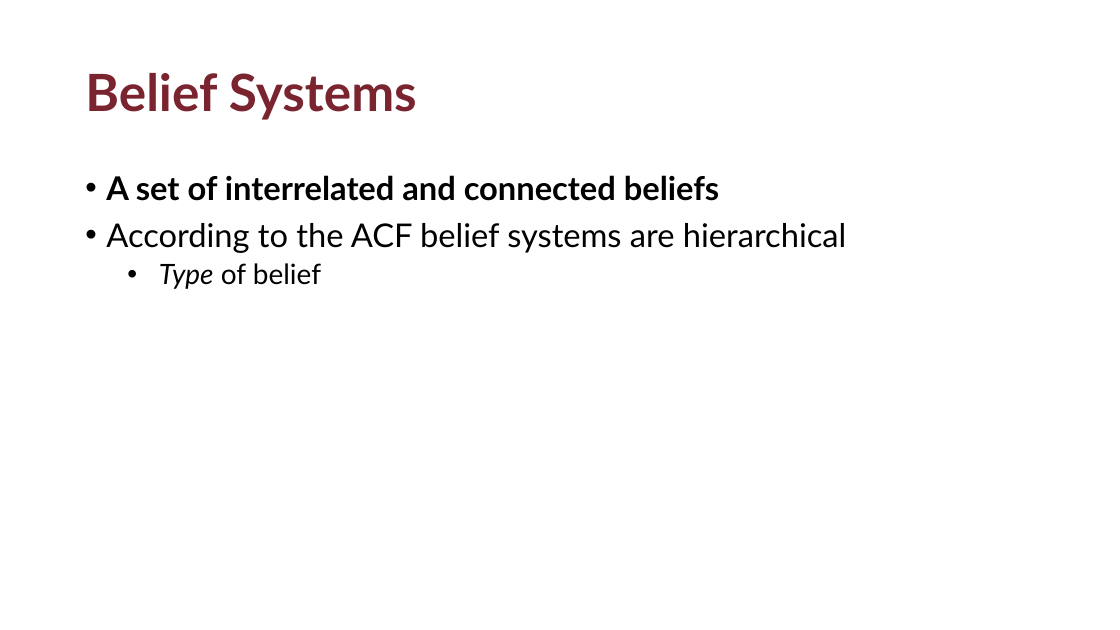
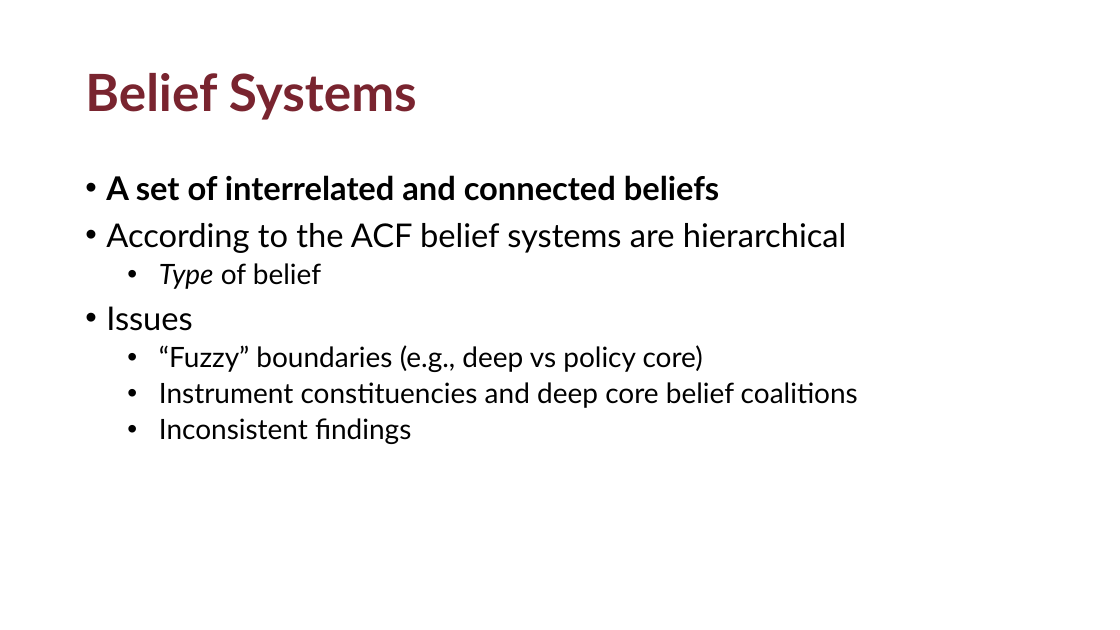
Before and after one commit to mnowlin/belief-systems-learning, a slide deck: slide 3 of presentation/networks-learningMPSA25.pptx. Drawn at 1120x630 pixels with LibreOffice and Linux fonts; fonts in the diff are those of the drawing; background and template pictures are left out. Boxes give left, top, right and bottom in pixels: in the first picture for what was removed or moved away, otherwise in the second. Text is boxed around its words. In the diff, an @@ line names an element or a change of style, - is before the commit and + after.

```diff
--- a/presentation/networks-learningMPSA25.pptx
+++ b/presentation/networks-learningMPSA25.pptx
@@ text at [106,306,858,444]: paragraphs added @@
+• Issues
+  • “Fuzzy” boundaries (e.g., deep vs policy core)
+  • Instrument constituencies and deep core belief coalitions
+  • Inconsistent findings
```
Also in this commit, not shown: 3 other slides changed, 1 other file.
